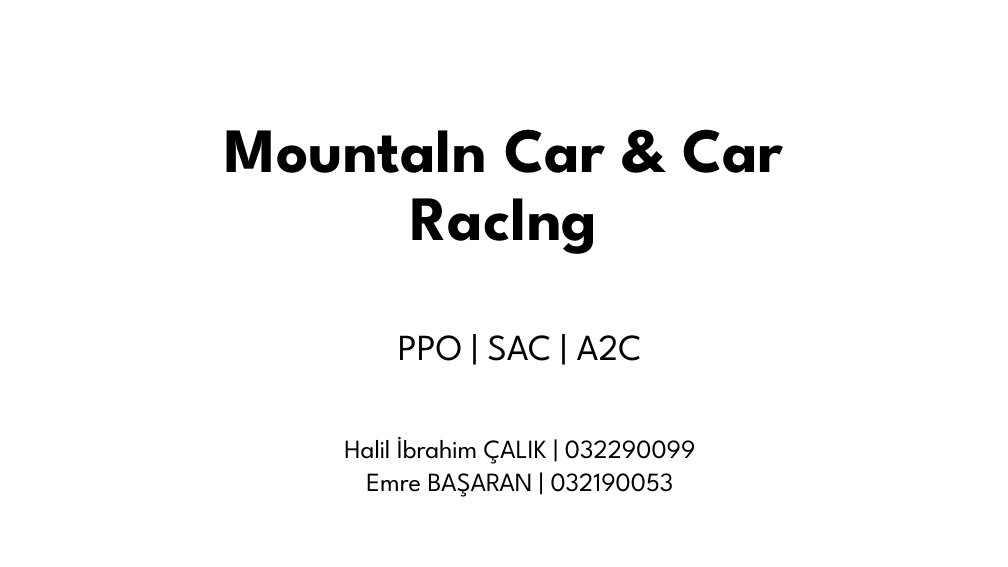
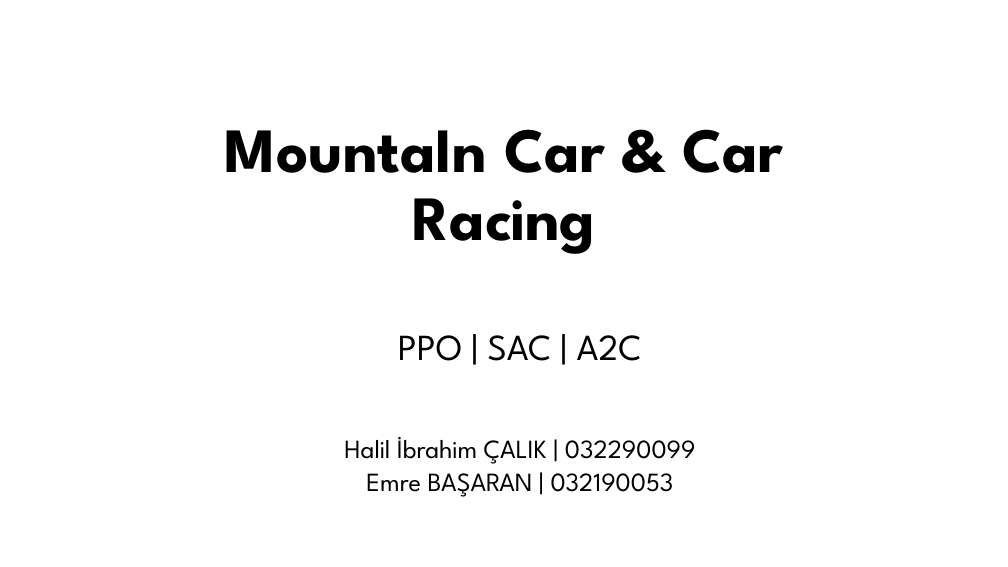
Before and after one commit to emrebasaranCE/robotik-proje, a slide deck: slide 1 of sunum.pptx. Drawn at 1008x567 pixels with LibreOffice and Linux fonts; fonts in the diff are those of the drawing. Boxes give left, top, right and bottom in pixels: in the first picture for what was removed or moved away, otherwise in the second. Text is boxed around its words. In the diff, an @@ line names an element or a change of style, - is before the commit and + after.

```diff
--- a/sunum.pptx
+++ b/sunum.pptx
@@ title at box(225, 129, 783, 254): text changed @@
-MountaIn Car & Car RacIng
+MountaIn Car & Car Racing
```
Also in this commit, not shown: 1 other slide changed, 1 other file.
